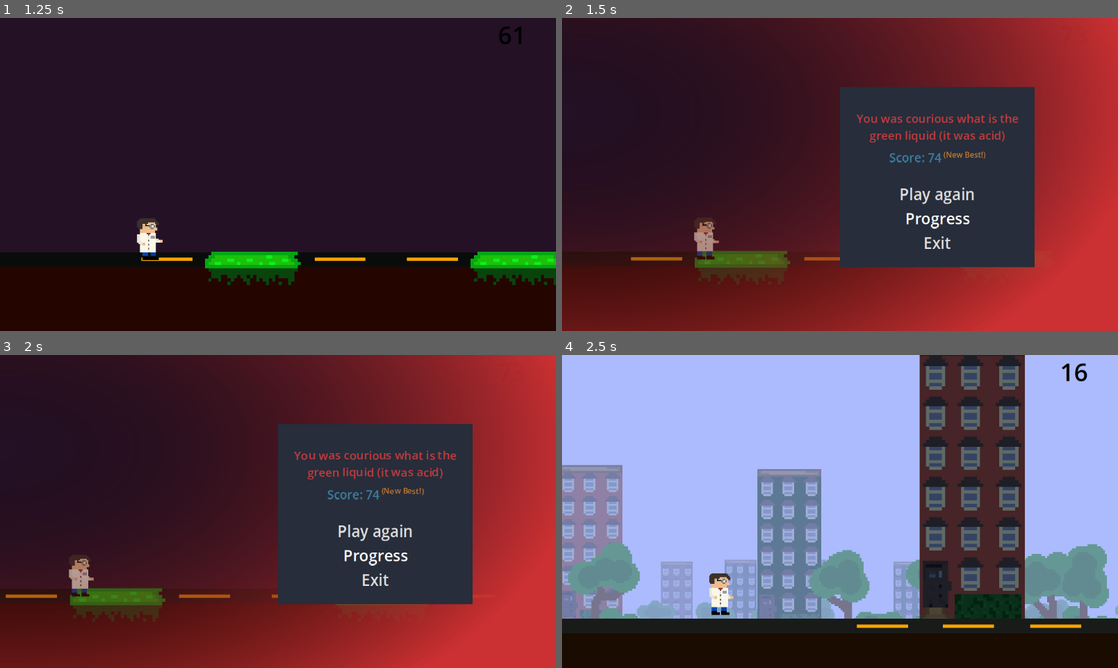
Above: before the commit, frames 1-4 (two rows, left to right).
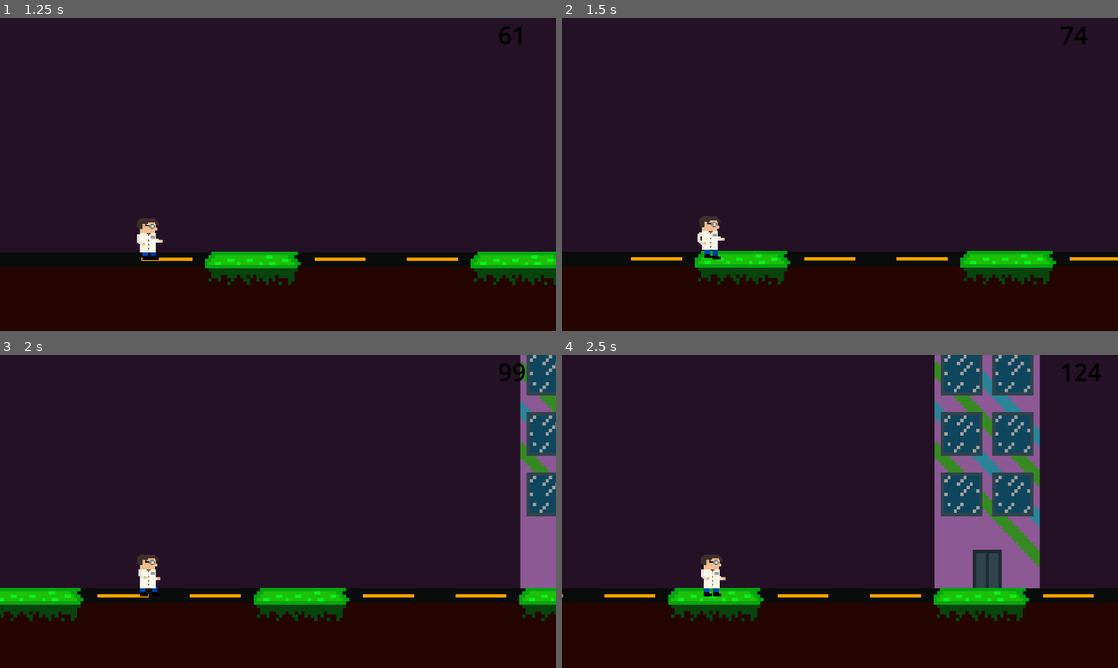
Above: after the commit, the same moments.

Repository: kir-55/Unstable
Game: Godot game, scene res://Scenes/Locations/future.tscn
The game is run twice, just before and just after one commit, with the same random seed, the same clock (stepped at 60 frames per second) and the same inputs. This scene is started directly instead of the project's main scene.
Inputs (mouse positions are in pixels of both pictures, inside the frame that each line leads up to):
- Up to frame 1 (1.25 s): move the mouse to (400, 158) at 0.52 s; hold Space (up) from 0.53 s (still down); tap S (bottom) at 0.6 s; click (400, 158) at 0.67 s
- Up to frame 2 (1.5 s): release Space (up) at 1.25 s; drag from (728, 190) to (806, 259) at 1.27 s
- Up to frame 3 (2 s): no input
- Up to frame 4 (2.5 s): click (940, 530) at 2 s, where only the run before the commit has a clickable "Play again"

Frame 1 is identical in both runs. In frame 2, 70% of the frame differs, in the area x 0-100%, y 0-100%; in frame 3, 70%; in frame 4, 88%, in the area x 0-100%, y 0-89%.

Commit message:
added incompatible amulets possibility

Diff:
--- a/Amulets/bag_of_tools.tres
+++ b/Amulets/bag_of_tools.tres
@@ -1,14 +1,16 @@
 [gd_resource type="Resource" script_class="Amulet" load_steps=3 format=3 uid="uid://dbplhi6u5tp6p"]
 
 [ext_resource type="Script" path="res://Scripts/Amulets/amulet.gd" id="1_cg8eo"]
-[ext_resource type="Texture2D" uid="uid://b0c206cmmmb8n" path="res://textures/Amulets/unstable_tools.png" id="2_d3u7h"]
+[ext_resource type="Texture2D" uid="uid://b0c206cmmmb8n" path="res://textures/Amulets/unstable_tools.png" id="2_07qlt"]
 
 [resource]
 script = ExtResource("1_cg8eo")
 id = 0
 name = "Bag of tools"
 description = "Gives you ability to throw tools and destroy some obsticles"
-texture = ExtResource("2_d3u7h")
+texture = ExtResource("2_07qlt")
+incompatible_amulets = Array[int]([3])
+consumable = false
 stack_limit = true
 limit = 1
 chance_multiplier = 5
--- a/Amulets/chronometer.tres
+++ b/Amulets/chronometer.tres
@@ -1,14 +1,16 @@
 [gd_resource type="Resource" script_class="Amulet" load_steps=3 format=3 uid="uid://bh4tipha1kv5b"]
 
 [ext_resource type="Script" path="res://Scripts/Amulets/amulet.gd" id="1_uiy2w"]
-[ext_resource type="Texture2D" uid="uid://bj4bdslc6roka" path="res://textures/Amulets/clock.png" id="2_mc4rt"]
+[ext_resource type="Texture2D" uid="uid://bj4bdslc6roka" path="res://textures/Amulets/clock.png" id="2_31r54"]
 
 [resource]
 script = ExtResource("1_uiy2w")
 id = 1
 name = "Chronometer"
 description = "Allows you to grab 1 more item when visiting home, but you will move faster"
-texture = ExtResource("2_mc4rt")
+texture = ExtResource("2_31r54")
+incompatible_amulets = Array[int]([])
+consumable = false
 stack_limit = true
 limit = 3
 chance_multiplier = 1
--- a/Amulets/mystery_pill.tres
+++ b/Amulets/mystery_pill.tres
@@ -1,14 +1,15 @@
 [gd_resource type="Resource" script_class="Amulet" load_steps=3 format=3 uid="uid://cw3j7kvwcevbv"]
 
 [ext_resource type="Script" path="res://Scripts/Amulets/amulet.gd" id="1_mc4rk"]
-[ext_resource type="Texture2D" uid="uid://btqbhjn6v0vqa" path="res://Textures/Amulets/mystery_pill.png" id="2_78ovb"]
+[ext_resource type="Texture2D" uid="uid://btqbhjn6v0vqa" path="res://textures/Amulets/mystery_pill.png" id="2_loarq"]
 
 [resource]
 script = ExtResource("1_mc4rk")
 id = 8
 name = "Mystery Pill"
-description = "You don't remember what it deos"
-texture = ExtResource("2_78ovb")
+description = "You don't remember what it doess"
+texture = ExtResource("2_loarq")
+incompatible_amulets = Array[int]([])
 consumable = true
 stack_limit = true
 limit = 1
--- a/Amulets/notes.tres
+++ b/Amulets/notes.tres
@@ -1,14 +1,16 @@
 [gd_resource type="Resource" script_class="Amulet" load_steps=3 format=3 uid="uid://bhobshe57i1af"]
 
 [ext_resource type="Script" path="res://Scripts/Amulets/amulet.gd" id="1_cayfh"]
-[ext_resource type="Texture2D" uid="uid://buq7p2x78eg0x" path="res://textures/Amulets/notes.png" id="2_mqdsi"]
+[ext_resource type="Texture2D" uid="uid://buq7p2x78eg0x" path="res://textures/Amulets/notes.png" id="2_fwi8t"]
 
 [resource]
 script = ExtResource("1_cayfh")
 id = 6
 name = "Notes"
 description = "Your notes about machine, desplays next epoch, required for repair."
-texture = ExtResource("2_mqdsi")
+texture = ExtResource("2_fwi8t")
+incompatible_amulets = Array[int]([])
+consumable = false
 stack_limit = true
 limit = 1
 chance_multiplier = 1
--- a/Amulets/pill.tres
+++ b/Amulets/pill.tres
@@ -1,14 +1,15 @@
 [gd_resource type="Resource" script_class="Amulet" load_steps=3 format=3 uid="uid://dbw5s5ormsd16"]
 
 [ext_resource type="Script" path="res://Scripts/Amulets/amulet.gd" id="1_ybbcq"]
-[ext_resource type="Texture2D" uid="uid://bajf802bkjwcw" path="res://Textures/Amulets/pill.png" id="2_d32lt"]
+[ext_resource type="Texture2D" uid="uid://bajf802bkjwcw" path="res://textures/Amulets/pill.png" id="2_1l0e4"]
 
 [resource]
 script = ExtResource("1_ybbcq")
 id = 7
 name = "Some Pill"
 description = "Makes you think faster, therefore slowing the environment "
-texture = ExtResource("2_d32lt")
+texture = ExtResource("2_1l0e4")
+incompatible_amulets = Array[int]([])
 consumable = true
 stack_limit = true
 limit = 1
--- a/Amulets/pizza_slice.tres
+++ b/Amulets/pizza_slice.tres
@@ -1,14 +1,15 @@
 [gd_resource type="Resource" script_class="Amulet" load_steps=3 format=3 uid="uid://b8eetrsna3r4n"]
 
 [ext_resource type="Script" path="res://Scripts/Amulets/amulet.gd" id="1_wyi2k"]
-[ext_resource type="Texture2D" uid="uid://riixd6yx27ho" path="res://Textures/Amulets/pizza.png" id="2_unxdd"]
+[ext_resource type="Texture2D" uid="uid://riixd6yx27ho" path="res://textures/Amulets/pizza.png" id="2_k2gb1"]
 
 [resource]
 script = ExtResource("1_wyi2k")
 id = 5
 name = "Pizza Slice"
 description = "Gives you temporary energy to doble jump, consumes by the end of next epoch"
-texture = ExtResource("2_unxdd")
+texture = ExtResource("2_k2gb1")
+incompatible_amulets = Array[int]([])
 consumable = false
 stack_limit = true
 limit = 1
--- a/Amulets/second_heart.tres
+++ b/Amulets/second_heart.tres
@@ -1,14 +1,16 @@
 [gd_resource type="Resource" script_class="Amulet" load_steps=3 format=3 uid="uid://yuapycu40c26"]
 
 [ext_resource type="Script" path="res://Scripts/Amulets/amulet.gd" id="1_y1s8g"]
-[ext_resource type="Texture2D" uid="uid://cx1awwuu2u232" path="res://Textures/Amulets/heart.png" id="2_aapsc"]
+[ext_resource type="Texture2D" uid="uid://cx1awwuu2u232" path="res://textures/Amulets/heart.png" id="2_ypqm0"]
 
 [resource]
 script = ExtResource("1_y1s8g")
 id = 3
 name = "Second Heart"
 description = "Gives you second chance to live (removes when used)"
-texture = ExtResource("2_aapsc")
+texture = ExtResource("2_ypqm0")
+incompatible_amulets = Array[int]([0])
+consumable = false
 stack_limit = false
 limit = 1
 chance_multiplier = 2
--- a/Amulets/some_plant.tres
+++ b/Amulets/some_plant.tres
@@ -1,14 +1,16 @@
 [gd_resource type="Resource" script_class="Amulet" load_steps=3 format=3 uid="uid://cgk8wbbvqcoc7"]
 
 [ext_resource type="Script" path="res://Scripts/Amulets/amulet.gd" id="1_ddvoi"]
-[ext_resource type="Texture2D" uid="uid://vx8dssydrwi4" path="res://Textures/Amulets/plant.png" id="2_acyar"]
+[ext_resource type="Texture2D" uid="uid://vx8dssydrwi4" path="res://textures/Amulets/plant.png" id="2_gieh2"]
 
 [resource]
 script = ExtResource("1_ddvoi")
 id = 2
 name = "Some Plant"
 description = "Gives you green energy"
-texture = ExtResource("2_acyar")
+texture = ExtResource("2_gieh2")
+incompatible_amulets = Array[int]([])
+consumable = false
 stack_limit = true
 limit = 2
 chance_multiplier = 2
--- a/Amulets/wrench.tres
+++ b/Amulets/wrench.tres
@@ -1,14 +1,15 @@
 [gd_resource type="Resource" script_class="Amulet" load_steps=3 format=3 uid="uid://e1k2wmn1gx6m"]
 
 [ext_resource type="Script" path="res://Scripts/Amulets/amulet.gd" id="1_ofyad"]
-[ext_resource type="Texture2D" uid="uid://b5747t13hg1or" path="res://Textures/Amulets/wrench.png" id="2_8qg5w"]
+[ext_resource type="Texture2D" uid="uid://b5747t13hg1or" path="res://textures/Amulets/wrench.png" id="2_c6kb4"]
 
 [resource]
 script = ExtResource("1_ofyad")
 id = 4
 name = "Right Wrench"
 description = "Adjusts machine to reduce your speed, decreases machine lags; more tools needed for full repair."
-texture = ExtResource("2_8qg5w")
+texture = ExtResource("2_c6kb4")
+incompatible_amulets = Array[int]([])
 consumable = false
 stack_limit = true
 limit = 1
--- a/Scenes/Locations/home.tscn
+++ b/Scenes/Locations/home.tscn
@@ -1,12 +1,12 @@
 [gd_scene load_steps=22 format=3 uid="uid://bhjxp4p8df2qp"]
 
-[ext_resource type="Texture2D" uid="uid://dr46dnkcbkqui" path="res://Textures/Baners/Home/unstable_home4.png" id="1_1s6hv"]
-[ext_resource type="Texture2D" uid="uid://dfwhenvxmjuvc" path="res://Textures/Baners/Home/unstable_home3.png" id="2_5fefa"]
-[ext_resource type="Texture2D" uid="uid://cgs0nsb18ahpp" path="res://Textures/Baners/Home/unstable_home2.png" id="3_dv88k"]
-[ext_resource type="Texture2D" uid="uid://cehxuhsv2bhp8" path="res://Textures/Baners/Home/unstable_home.png" id="4_swkg2"]
+[ext_resource type="Texture2D" uid="uid://dr46dnkcbkqui" path="res://textures/Baners/Home/unstable_home4.png" id="1_1s6hv"]
+[ext_resource type="Texture2D" uid="uid://dfwhenvxmjuvc" path="res://textures/Baners/Home/unstable_home3.png" id="2_5fefa"]
+[ext_resource type="Texture2D" uid="uid://cgs0nsb18ahpp" path="res://textures/Baners/Home/unstable_home2.png" id="3_dv88k"]
+[ext_resource type="Texture2D" uid="uid://cehxuhsv2bhp8" path="res://textures/Baners/Home/unstable_home.png" id="4_swkg2"]
 [ext_resource type="Script" path="res://Scripts/epoch_displayer.gd" id="5_b7opy"]
 [ext_resource type="Script" path="res://Scripts/Amulets/spawn_amulets.gd" id="5_i6kwn"]
-[ext_resource type="PackedScene" uid="uid://b4gt65xd5xb3n" path="res://Scenes/Menus/amulet_icon_template.tscn" id="6_58chv"]
+[ext_resource type="PackedScene" uid="uid://b4gt65xd5xb3n" path="res://Scenes/menus/amulet_icon_template.tscn" id="6_58chv"]
 [ext_resource type="Resource" uid="uid://dbplhi6u5tp6p" path="res://Amulets/bag_of_tools.tres" id="7_xuo3h"]
 [ext_resource type="Resource" uid="uid://bh4tipha1kv5b" path="res://Amulets/chronometer.tres" id="8_2fmrr"]
 [ext_resource type="Resource" uid="uid://cgk8wbbvqcoc7" path="res://Amulets/some_plant.tres" id="9_ysgxt"]
--- a/Scenes/Menus/amulet_icon_template.tscn
+++ b/Scenes/Menus/amulet_icon_template.tscn
@@ -1,9 +1,9 @@
 [gd_scene load_steps=6 format=3 uid="uid://b4gt65xd5xb3n"]
 
 [ext_resource type="Theme" uid="uid://o1p54tv8dklw" path="res://Styles/theme.tres" id="1_7aqtk"]
-[ext_resource type="Texture2D" uid="uid://bj4bdslc6roka" path="res://Textures/Amulets/clock.png" id="2_l7lqn"]
+[ext_resource type="Texture2D" uid="uid://bj4bdslc6roka" path="res://textures/Amulets/clock.png" id="2_l7lqn"]
 [ext_resource type="Script" path="res://Scripts/custom_tooltip.gd" id="3_287wm"]
-[ext_resource type="PackedScene" uid="uid://bigmbkrs23ifx" path="res://Scenes/Menus/tooltip.tscn" id="4_qkxax"]
+[ext_resource type="PackedScene" uid="uid://bigmbkrs23ifx" path="res://Scenes/menus/tooltip.tscn" id="4_qkxax"]
 
 [sub_resource type="LabelSettings" id="LabelSettings_v2uu3"]
 font_size = 32
--- a/Scenes/Menus/new_outline.tscn
+++ b/Scenes/Menus/new_outline.tscn
@@ -1,7 +1,7 @@
 [gd_scene load_steps=4 format=3 uid="uid://pfv7mxqwmppe"]
 
 [ext_resource type="Material" uid="uid://blmayflby86ef" path="res://Styles/new_highlight.tres" id="1_4s54f"]
-[ext_resource type="Texture2D" uid="uid://bs0xlloapmy83" path="res://Textures/Amulets/outline.png" id="2_7300f"]
+[ext_resource type="Texture2D" uid="uid://bs0xlloapmy83" path="res://textures/Amulets/outline.png" id="2_7300f"]
 [ext_resource type="Script" path="res://Scenes/Menus/remove_outline.gd" id="3_chlqi"]
 
 [node name="TextureRect" type="TextureRect"]
--- a/Scenes/Menus/progress_menu.tscn
+++ b/Scenes/Menus/progress_menu.tscn
@@ -6,9 +6,9 @@
 [ext_resource type="StyleBox" uid="uid://sr3rv6n41wdu" path="res://Styles/transparent_button.tres" id="3_mkup5"]
 [ext_resource type="StyleBox" uid="uid://d2bmcyyj3mhkh" path="res://Styles/button_hover.tres" id="4_7j6te"]
 [ext_resource type="Script" path="res://Scripts/menus/Progress/spawn_amulets.gd" id="4_86uri"]
-[ext_resource type="PackedScene" uid="uid://b4gt65xd5xb3n" path="res://Scenes/Menus/amulet_icon_template.tscn" id="5_b7kvo"]
-[ext_resource type="Texture2D" uid="uid://c1dp2t0q0chrc" path="res://Textures/Amulets/unfound.png" id="6_v6gmf"]
-[ext_resource type="PackedScene" uid="uid://pfv7mxqwmppe" path="res://Scenes/Menus/new_outline.tscn" id="8_mjkde"]
+[ext_resource type="PackedScene" uid="uid://b4gt65xd5xb3n" path="res://Scenes/menus/amulet_icon_template.tscn" id="5_b7kvo"]
+[ext_resource type="Texture2D" uid="uid://c1dp2t0q0chrc" path="res://textures/Amulets/unfound.png" id="6_v6gmf"]
+[ext_resource type="PackedScene" uid="uid://pfv7mxqwmppe" path="res://Scenes/menus/new_outline.tscn" id="8_mjkde"]
 
 [sub_resource type="StyleBoxFlat" id="StyleBoxFlat_kxiux"]
 bg_color = Color(0.208756, 0.237667, 0.300274, 1)
--- a/Scenes/Menus/remove_outline.gd
+++ b/Scenes/Menus/remove_outline.gd
@@ -1,6 +1,4 @@
 extends TextureRect
-
-
 
 func _on_mouse_exited():
 	queue_free()
--- a/Scenes/age_travel_machine.tscn
+++ b/Scenes/age_travel_machine.tscn
@@ -1,6 +1,6 @@
 [gd_scene load_steps=4 format=3 uid="uid://dvk85grtcjnak"]
 
-[ext_resource type="Texture2D" uid="uid://du51rvnovd0h" path="res://Textures/Baners/medieval_baner.png" id="1_8vpsh"]
+[ext_resource type="Texture2D" uid="uid://du51rvnovd0h" path="res://textures/Baners/medieval_baner.png" id="1_8vpsh"]
 [ext_resource type="Script" path="res://Scripts/change_scene.gd" id="2_m0f35"]
 
 [sub_resource type="LabelSettings" id="LabelSettings_ola1w"]
--- a/Scenes/player.tscn
+++ b/Scenes/player.tscn
@@ -2,17 +2,17 @@
 
 [ext_resource type="Script" path="res://Scripts/player.gd" id="1_22t7u"]
 [ext_resource type="Script" path="res://Scripts/Amulets/amulet_system.gd" id="2_sxsw1"]
-[ext_resource type="PackedScene" uid="uid://b4gt65xd5xb3n" path="res://Scenes/Menus/amulet_icon_template.tscn" id="4_e8l5m"]
+[ext_resource type="PackedScene" uid="uid://b4gt65xd5xb3n" path="res://Scenes/menus/amulet_icon_template.tscn" id="4_e8l5m"]
 [ext_resource type="Script" path="res://Scripts/trail.gd" id="9_lardo"]
 [ext_resource type="AudioStream" uid="uid://b2mm6fhdu7v5v" path="res://Audio/Sounds/strzal.mp3" id="14_hg3xp"]
-[ext_resource type="Texture2D" uid="uid://cqnn5wprrxkk" path="res://Textures/Player/1.png" id="15_rej4y"]
-[ext_resource type="Texture2D" uid="uid://bfllsgqcnea8h" path="res://Textures/Player/2.png" id="16_udaus"]
-[ext_resource type="Texture2D" uid="uid://bnqy5phdfqc8y" path="res://Textures/Player/3.png" id="17_5dhva"]
-[ext_resource type="Texture2D" uid="uid://icl8g7dyq38u" path="res://Textures/Player/4.png" id="18_mxoim"]
-[ext_resource type="Texture2D" uid="uid://sj3gqiiuldle" path="res://Textures/Player/5.png" id="19_ouaol"]
-[ext_resource type="Texture2D" uid="uid://c0kt14syxving" path="res://Textures/Player/6.png" id="20_j7w74"]
-[ext_resource type="Texture2D" uid="uid://cp2xyb0wba0sr" path="res://Textures/Player/7.png" id="21_8taeu"]
-[ext_resource type="Texture2D" uid="uid://w8sie85hw4eo" path="res://Textures/Player/8.png" id="22_8wiyi"]
+[ext_resource type="Texture2D" uid="uid://cqnn5wprrxkk" path="res://textures/Player/1.png" id="15_rej4y"]
+[ext_resource type="Texture2D" uid="uid://bfllsgqcnea8h" path="res://textures/Player/2.png" id="16_udaus"]
+[ext_resource type="Texture2D" uid="uid://bnqy5phdfqc8y" path="res://textures/Player/3.png" id="17_5dhva"]
+[ext_resource type="Texture2D" uid="uid://icl8g7dyq38u" path="res://textures/Player/4.png" id="18_mxoim"]
+[ext_resource type="Texture2D" uid="uid://sj3gqiiuldle" path="res://textures/Player/5.png" id="19_ouaol"]
+[ext_resource type="Texture2D" uid="uid://c0kt14syxving" path="res://textures/Player/6.png" id="20_j7w74"]
+[ext_resource type="Texture2D" uid="uid://cp2xyb0wba0sr" path="res://textures/Player/7.png" id="21_8taeu"]
+[ext_resource type="Texture2D" uid="uid://w8sie85hw4eo" path="res://textures/Player/8.png" id="22_8wiyi"]
 
 [sub_resource type="RectangleShape2D" id="RectangleShape2D_uu4jv"]
 size = Vector2(21.4286, 50)
@@ -163,6 +163,7 @@
 [node name="Player" type="CharacterBody2D" node_paths=PackedStringArray("animated_sprite", "trail", "weapon", "amulet_system")]
 z_index = 6
 scale = Vector2(1.4, 1.4)
+collision_layer = 128
 script = ExtResource("1_22t7u")
 MAX_JUMP_VEL = -1000.0
 STOP_DURATION = 0.6
--- a/Scripts/Amulets/amulet.gd
+++ b/Scripts/Amulets/amulet.gd
@@ -6,6 +6,7 @@
 @export var name: String = "Amulet"
 @export var description: String = ""
 @export var texture: Texture2D
+@export var incompatible_amulets : Array[int]
 
 
 @export var consumable: bool = false
--- a/Scripts/Amulets/spawn_amulets.gd
+++ b/Scripts/Amulets/spawn_amulets.gd
@@ -24,20 +24,37 @@
 			multiplied_amulets_list.append(i)
 	print(str(multiplied_amulets_list.map(func(amulet): return amulet.id)))
 	for i in range(GlobalVariables.items_in_home):
+		if multiplied_amulets_list.size() <= 0:
+			amount_of_items_to_take -= 1
+			label.text = "You have a few seconds to grab " + str(amount_of_items_to_take) + " item" + ("s." if amount_of_items_to_take > 1  else ".")
+			break
 		var random_amulet = multiplied_amulets_list.pick_random()
 
 		while !can_be_generated(random_amulet.id):
+
 			while multiplied_amulets_list.has(random_amulet):
 				multiplied_amulets_list.erase(random_amulet)
 			print(str(multiplied_amulets_list.map(func(amulet): return amulet.id)) + " po usunieciu")
-			random_amulet = multiplied_amulets_list.pick_random()
 
-		amulets_displayed.append(random_amulet.id)
-		spawn_amulet(random_amulet)
+			if multiplied_amulets_list.size() > 0:
+				random_amulet = multiplied_amulets_list.pick_random()
+			else:
+				GlobalVariables.items_in_home -= 1
+				break
+
+		if i < GlobalVariables.items_in_home:
+			amulets_displayed.append(random_amulet.id)
+			print(str(random_amulet.id) + " displayed")
+			spawn_amulet(random_amulet)
+
 
 
 
 func can_be_generated(amulet_id: int):
+	for id in GlobalVariables.player_amulets:
+		if amulets_list[id].incompatible_amulets.has(amulet_id):
+			return false
+
 	if !amulets_list[amulet_id].stack_limit:
 		return true
 	elif amulets_list[amulet_id].limit > GlobalVariables.player_amulets.count(amulet_id) + amulets_displayed.count(amulet_id):
Not shown, changed: Textures/Amulets/mystery_pill.png.import
Not shown, changed: Textures/Amulets/notes.png.import
Not shown, changed: Textures/Amulets/outline.png.import
Not shown, changed: Textures/Amulets/pill.png.import
Not shown, changed: Textures/Amulets/pizza.png.import
Not shown, changed: Textures/Amulets/unfound.png.import
Not shown, changed: Textures/Player/1.png.import
Not shown, changed: Textures/Player/2.png.import
Not shown, changed: Textures/Player/3.png.import
Not shown, changed: Textures/Player/4.png.import
Not shown, changed: Textures/Player/5.png.import
Not shown, changed: Textures/Player/6.png.import
(and 42 more such lines)
